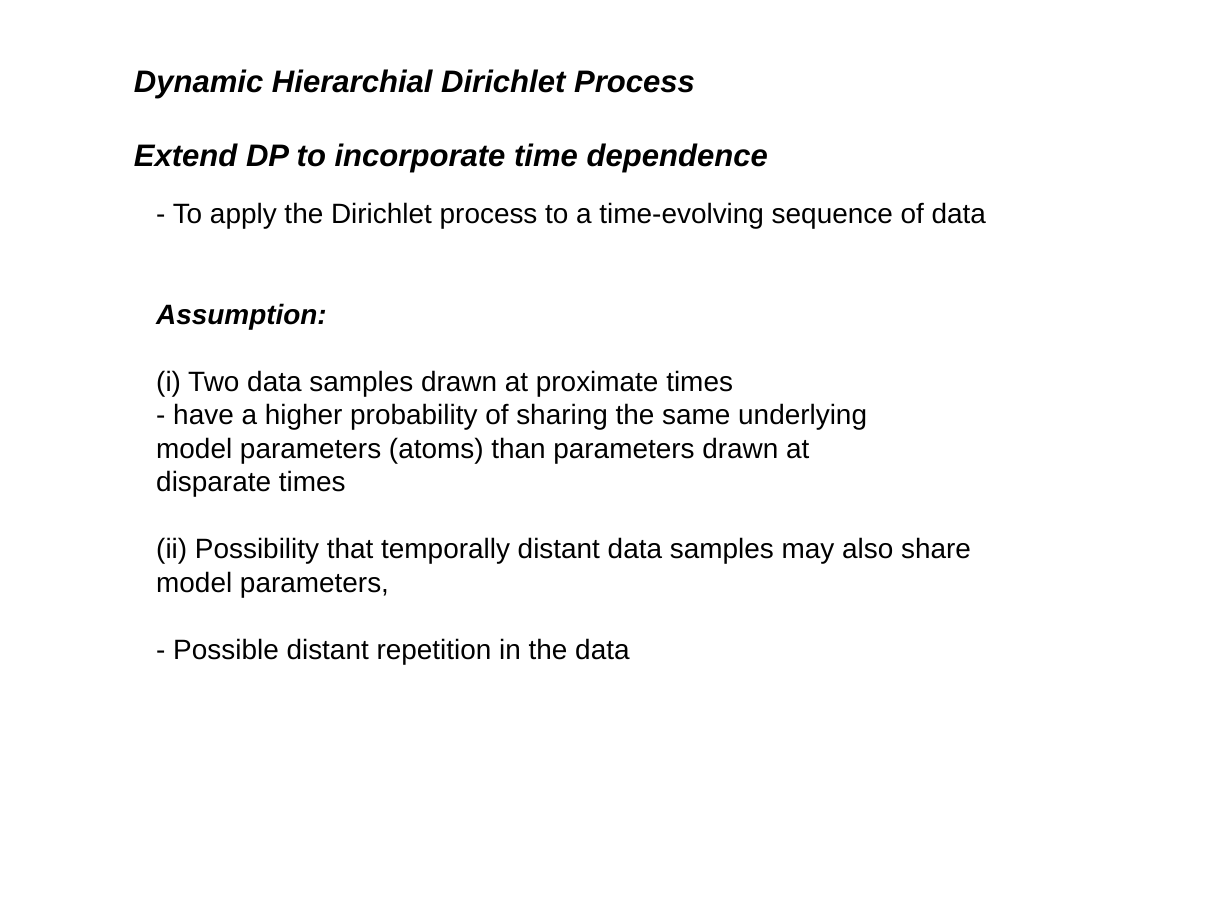
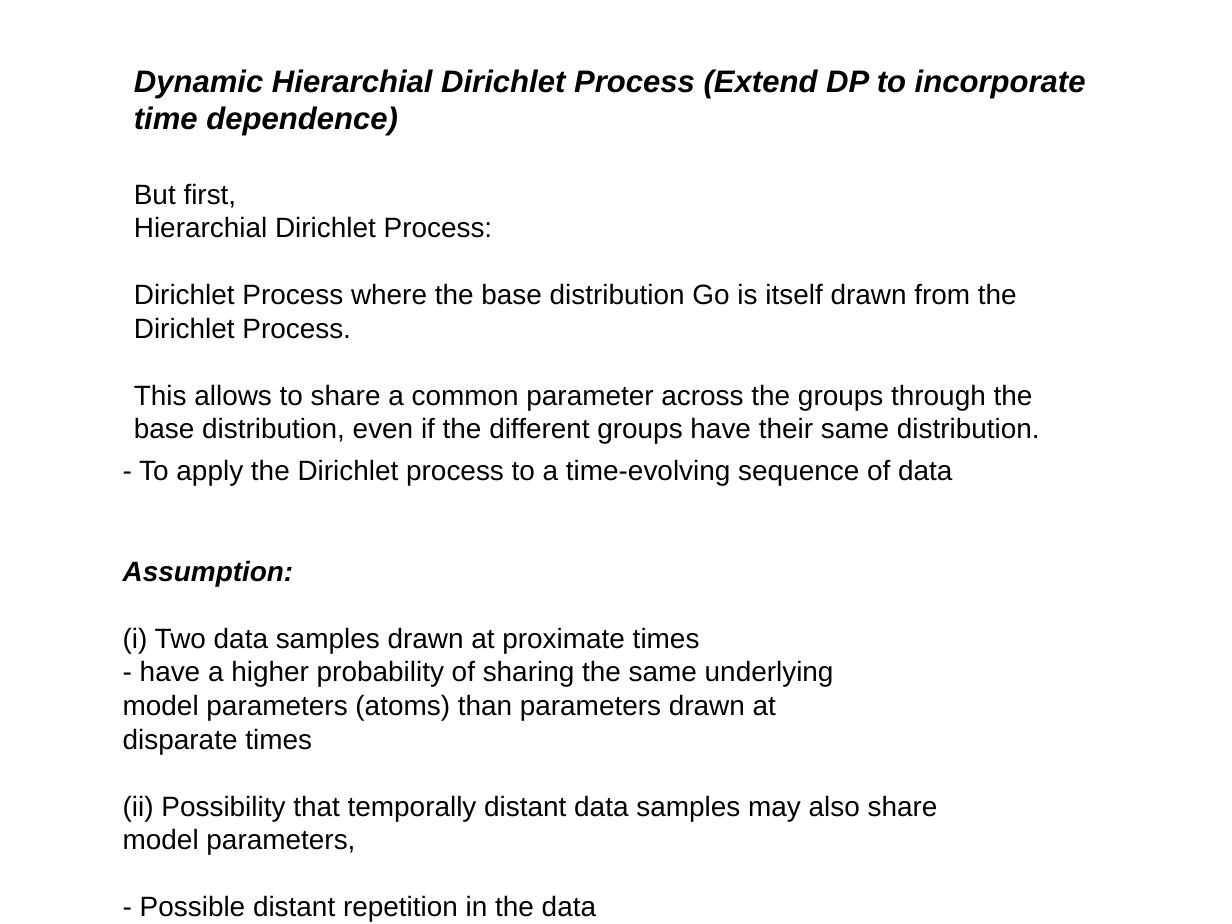
Before and after one commit to afcarl/Dirichlet_Processes, a slide deck: slide 26 of version_2.odp. Drawn at 1232x924 pixels with LibreOffice and Linux fonts; fonts in the diff are those of the drawing. Boxes give left, top, right and bottom in pixels: in the first picture for what was removed or moved away, otherwise in the second. Text is boxed around its words. In the diff, an @@ line names an element or a change of style, - is before the commit and + after.

Commit message:
first draft final, aesthetics remain

```diff
--- a/version_2.odp
+++ b/version_2.odp
@@ text at (x1=134, y1=69, x2=1086, y2=136): text changed @@
-Dynamic Hierarchial Dirichlet Process
-Extend DP to incorporate time dependence
+Dynamic Hierarchial Dirichlet Process (Extend DP to incorporate time dependence)
@@ text added at (x1=134, y1=183, x2=1040, y2=444), 18 pt, text #000000 @@
+But first,
+Hierarchial Dirichlet Process:
+Dirichlet Process where the base distribution Go is itself drawn from the Dirichlet Process.
+This allows to share a common parameter across the groups through the base distribution, even if the different groups have their same distribution.
@@ text "- To apply the Dirichlet ..." moved from (x1=156, y1=202, x2=986, y2=664) to (x1=123, y1=459, x2=952, y2=921) @@
```
Also in this commit, not shown: 4 slides added.
